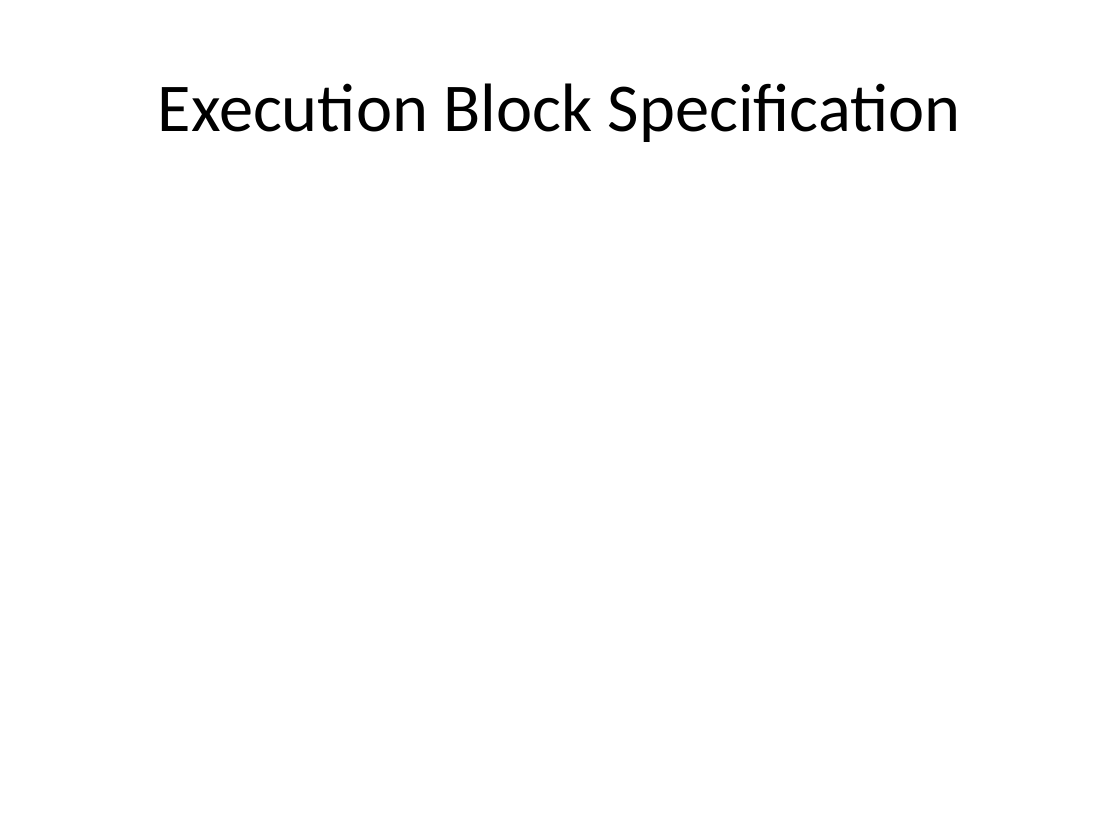
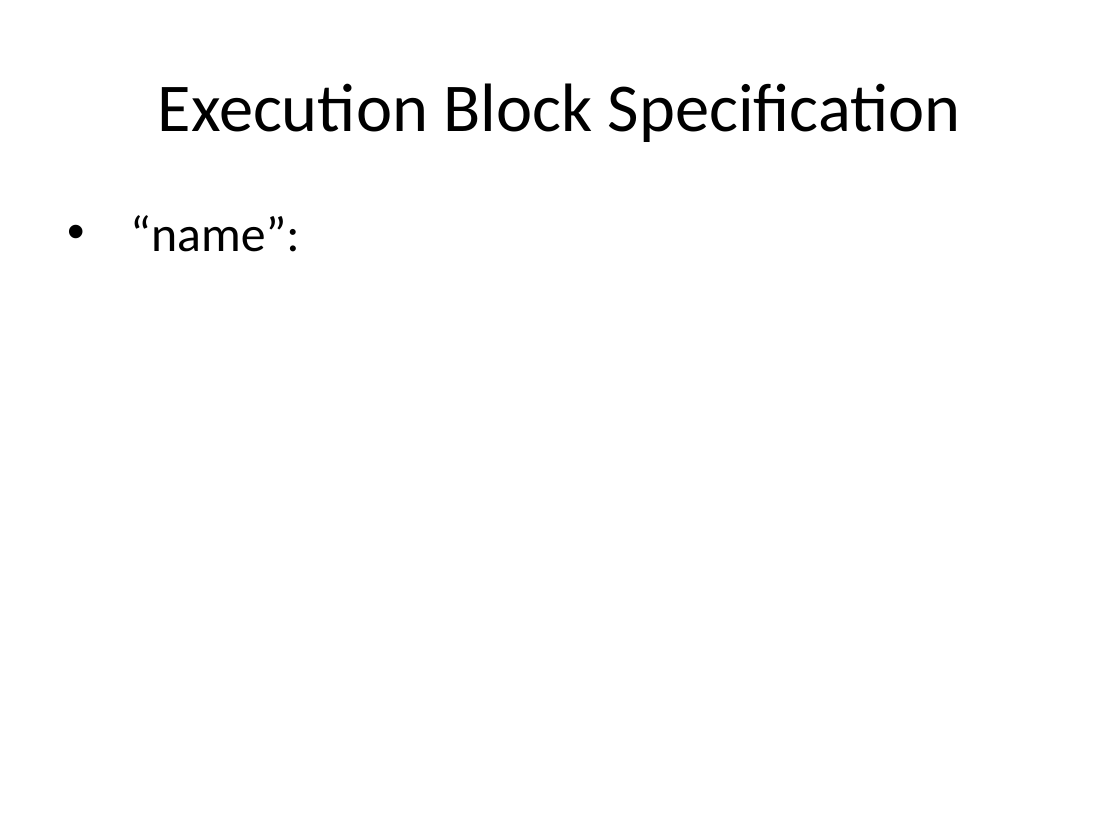
Before and after one commit to timurkelin/simschd, a slide deck: slide 24 of doc/simschd.pptx. Drawn at 1120x840 pixels with LibreOffice and Linux fonts; fonts in the diff are those of the drawing; background and template pictures are left out. Boxes give left, top, right and bottom in pixels: in the first picture for what was removed or moved away, otherwise in the second. Text is boxed around its words. In the diff, an @@ line names an element or a change of style, - is before the commit and + after.

```diff
--- a/doc/simschd.pptx
+++ b/doc/simschd.pptx
@@ text added at <box>130,215,299,252</box>, 32 pt, text #000000 @@
+• “name”:
```
Also in this commit, not shown: 5 other slides changed, 1 slide added.
